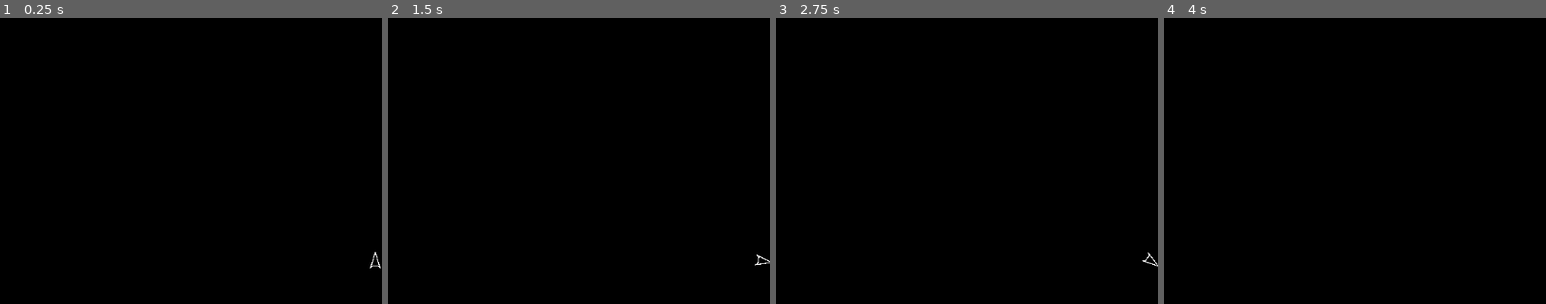
Above: before the commit, frames 1-4 (left to right).
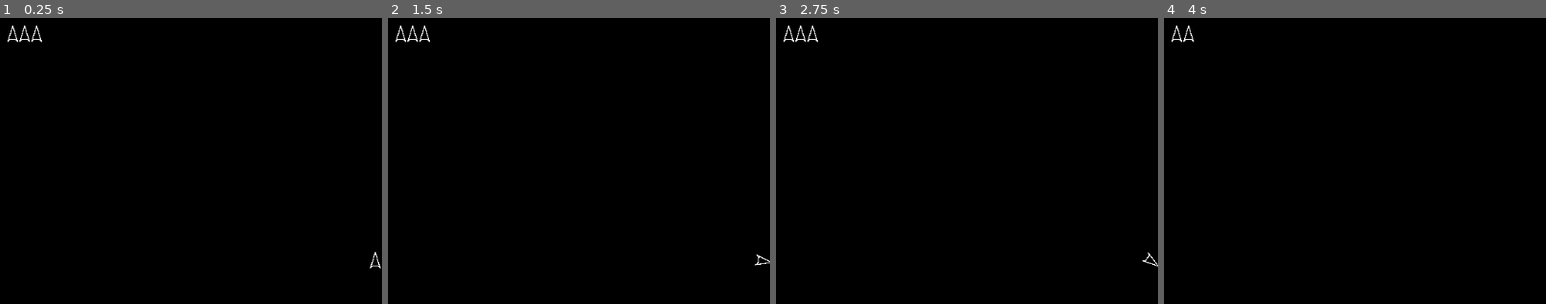
Above: after the commit, the same moments.

Repository: colebeebe/arcade
Game: Godot game, scene res://Asteroids/asteroids.tscn
The game is run twice, just before and just after one commit, with the same random seed, the same clock (stepped at 60 frames per second) and the same inputs. The project has no main scene, so this scene is started directly.
Inputs:
- Up to frame 1 (0.25 s): no input
- Up to frame 2 (1.5 s): hold Right (right) 0.53-1.28 s; tap Space (action) at 0.6, 1.35 s; hold Left (left) from 1.28 s (still down)
- Up to frame 3 (2.75 s): release Left (left) at 2.03 s; hold Right (right) from 2.03 s (still down); tap Space (action) at 2.1 s
- Up to frame 4 (4 s): release Right (right) at 2.78 s; hold Up (up) 2.78-3.53 s; tap Space (action) at 2.85, 3.6 s; hold Left (left) from 3.53 s (still down)
The pictures show only the part of the screen within x 1-51%, y 8-58%; the shares and areas given below are measured in that part.

The runs differ from the first frame. In frame 1, 0.2% of the frame differs, in the area x 2-11%, y 2-9%; in frame 2, 0.2%; in frame 3, 0.2%; in frame 4, 0.1%.

Commit message:
Added life counter

Diff:
--- a/Asteroids/Scripts/asteroids.gd
+++ b/Asteroids/Scripts/asteroids.gd
@@ -3,15 +3,21 @@
 @onready var screen_dimensions := get_viewport_rect().size
 @onready var rock_scene = preload("res://Asteroids/Scenes/Rocks/rock.tscn")
 var level := 1
+var lives := 3
 
 func _ready() -> void:
 	spawn_rocks()
+	$Lives.position = screen_dimensions / -2
+	$Lives.position.x += 20
+	$Lives.position.y += 80
+	update_life_hud()
 
 
 func _process(_delta: float) -> void:
 	if get_tree().get_nodes_in_group("rocks").is_empty():
 		level += 1
 		spawn_rocks()
+
 
 func spawn_rocks() -> void:
 	# Add rocks to the scene at a random position
@@ -21,3 +27,8 @@
 		var x = randf_range(0, screen_dimensions.x)
 		var y = randf_range(0, screen_dimensions.y)
 		rock.position = Vector2(x, y)
+
+
+func update_life_hud() -> void:
+	$Lives.num_lives = lives
+	$Lives.update_lives()
--- a/Asteroids/Scripts/player.gd
+++ b/Asteroids/Scripts/player.gd
@@ -1,6 +1,4 @@
 extends CharacterBody2D
-
-var lives := 3
 
 const ROTATE_SPEED := 180.0
 const ACCELERATION := 15.0
--- a/Asteroids/Scripts/rock.gd
+++ b/Asteroids/Scripts/rock.gd
@@ -98,8 +98,9 @@
 func on_body_entered(body: Node) -> void:
 	# If the player has collided with a rock, kill the player and break the rock
 	if body.name == "Player":
-		body.lives -= 1
-		if body.lives == 0:
+		get_parent().lives -= 1
+		get_parent().update_life_hud()
+		if get_parent().lives == 0:
 			body.queue_free()
 		else:
 			body.reset()
--- a/Asteroids/asteroids.tscn
+++ b/Asteroids/asteroids.tscn
@@ -1,7 +1,8 @@
-[gd_scene load_steps=3 format=3 uid="uid://cp3c7eu3kbk10"]
+[gd_scene load_steps=4 format=3 uid="uid://cp3c7eu3kbk10"]
 
 [ext_resource type="Script" uid="uid://deg07l27tha4g" path="res://Asteroids/Scripts/asteroids.gd" id="1_53bie"]
 [ext_resource type="PackedScene" uid="uid://n5wqwino3b42" path="res://Asteroids/Scenes/Player/player.tscn" id="1_nsn2w"]
+[ext_resource type="PackedScene" uid="uid://dcspeeijdvu81" path="res://lives.tscn" id="3_hgvri"]
 
 [node name="Asteroids" type="Node2D"]
 script = ExtResource("1_53bie")
@@ -10,3 +11,5 @@
 
 [node name="Player" parent="." instance=ExtResource("1_nsn2w")]
 scale = Vector2(1.65, 1.65)
+
+[node name="Lives" parent="." instance=ExtResource("3_hgvri")]
--- /dev/null
+++ b/lives.gd
@@ -0,0 +1,17 @@
+extends Control
+
+@export var num_lives := 0
+@onready var ship_graphic := preload("res://Asteroids/Scenes/Player/ship.tscn")
+
+func update_lives() -> void:
+	for child in get_children():
+		child.queue_free()
+
+	for i in num_lives:
+		var control = Control.new()
+		var ship = ship_graphic.instantiate()
+		ship.scale = Vector2(1.65, 1.65)
+		control.custom_minimum_size = Vector2(12, 0.0)
+		control.add_child(ship)
+		ship.position = Vector2(6.0, 0.0)
+		add_child(control)
--- /dev/null
+++ b/lives.tscn
@@ -0,0 +1,7 @@
+[gd_scene load_steps=2 format=3 uid="uid://dcspeeijdvu81"]
+
+[ext_resource type="Script" uid="uid://ddaduq27jo7g" path="res://lives.gd" id="1_40ilm"]
+
+[node name="Lives" type="HBoxContainer"]
+layout_direction = 2
+script = ExtResource("1_40ilm")
Not shown, added: lives.gd.uid
